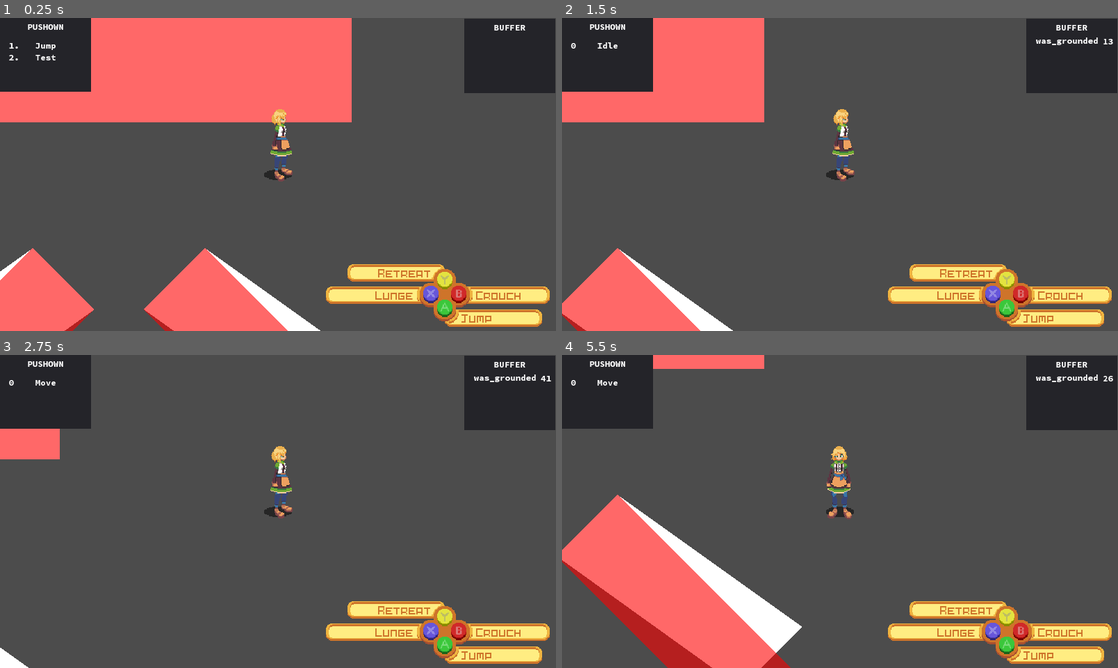
Above: before the commit, frames 1-4 (two rows, left to right).
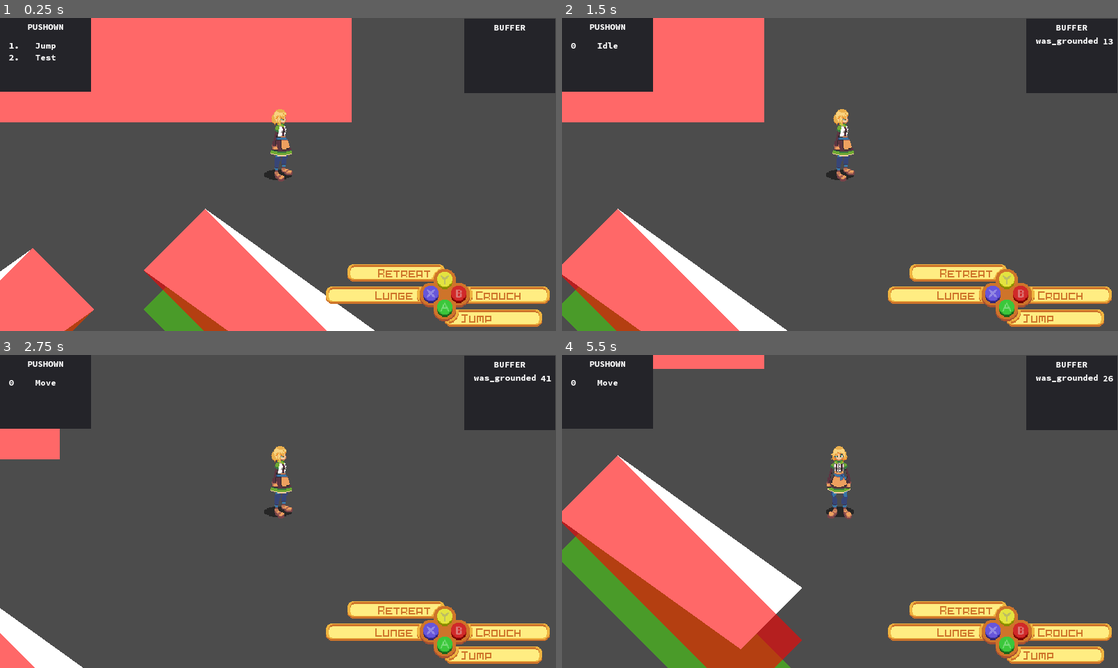
Above: after the commit, the same moments.

Repository: MTareqAzim/scratchpad
Game: Godot game, scene res://Scenes/World/World.tscn
The game is run twice, just before and just after one commit, with the same random seed, the same clock (stepped at 60 frames per second) and the same inputs.
Inputs (mouse positions are in pixels of both pictures, inside the frame that each line leads up to):
- Up to frame 1 (0.25 s): no input
- Up to frame 2 (1.5 s): tap Enter (ui_accept) at 0.5, 0.77 s; move the mouse to (962, 158) at 0.52 s; hold Right (ui_right) 0.53-1.25 s; click (962, 158) at 0.67 s; drag from (728, 190) to (840, 149) at 1.27 s
- Up to frame 3 (2.75 s): tap Enter (ui_accept) at 2 s; move the mouse to (333, 442) at 2.02 s; hold Right (ui_right) from 2.03 s (still down)
- Up to frame 4 (5.5 s): release Right (ui_right) at 2.75 s; drag from (812, 574) to (840, 483) at 2.77 s; tap Enter (ui_accept) at 3.5, 3.77, 5 s; move the mouse to (1006, 558) at 3.52 s; hold Left (ui_left) 3.53-4.25 s; drag from (673, 464) to (756, 433) at 4.27 s; move the mouse to (867, 511) at 5.02 s; hold Down (ui_down) from 5.03 s (still down); click (867, 511) at 5.17 s

The runs differ from the first frame. In frame 1, 6.3% of the frame differs, in the area x 11-68%, y 60-100%; in frame 2, 6.2%; in frame 3, 1.4%; in frame 4, 13%, in the area x 0-44%, y 32-100%.

Commit message:
Added ground area indicators to StaticBodies2P5D.

Diff:
--- a/Scenes/Player/Player.tscn
+++ b/Scenes/Player/Player.tscn
@@ -100,6 +100,7 @@
 script = ExtResource( 10 )
 
 [node name="State Machine" type="Node" parent="." index="9"]
+editor/display_folded = true
 script = ExtResource( 11 )
 _active = true
 
--- a/Scenes/World/World.tscn
+++ b/Scenes/World/World.tscn
@@ -42,22 +42,23 @@
 [node name="StaticSlope2P5D2" parent="DepthSorter" instance=ExtResource( 3 )]
 editor/display_folded = true
 position = Vector2( 408, 264 )
-_z_pos = 0
 _height = 80
 _width = 500
 _length = 300
-_angle = 0
-
-[node name="TopShape" parent="DepthSorter/StaticSlope2P5D2" index="1"]
+
+[node name="GroundShape" parent="DepthSorter/StaticSlope2P5D2" index="1"]
+polygon = PoolVector2Array( -250, -150, 250, -150, 250, 150, -250, 150 )
+
+[node name="TopShape" parent="DepthSorter/StaticSlope2P5D2" index="2"]
 polygon = PoolVector2Array( -250, -230, 250, -230, 250, 150, -250, 150 )
 
-[node name="BaseShape" parent="DepthSorter/StaticSlope2P5D2" index="2"]
-polygon = PoolVector2Array( -250, -150, 250, -150, 250, 150, -250, 150 )
-
-[node name="VolumeShape" parent="DepthSorter/StaticSlope2P5D2" index="3"]
+[node name="BaseShape" parent="DepthSorter/StaticSlope2P5D2" index="3"]
+polygon = PoolVector2Array( -250, -150, 250, -150, 250, 150, -250, 150 )
+
+[node name="VolumeShape" parent="DepthSorter/StaticSlope2P5D2" index="4"]
 polygon = PoolVector2Array( -250, -230, 250, -230, 250, 150, -250, 150 )
 
-[node name="Rise" parent="DepthSorter/StaticSlope2P5D2" index="4"]
+[node name="Rise" parent="DepthSorter/StaticSlope2P5D2" index="5"]
 position = Vector2( 0, 150 )
 cast_to = Vector2( 0, -380 )
 
@@ -88,9 +89,8 @@
 shape = SubResource( 1 )
 
 [node name="StaticSlope2P5D4" parent="DepthSorter" instance=ExtResource( 3 )]
-editor/display_folded = true
-position = Vector2( 560, 700 )
-_z_pos = 0
+position = Vector2( 560, 655 )
+_z_pos = -45
 _height = 60
 _width = 100
 _length = 300
@@ -100,20 +100,25 @@
 visible = false
 cast_to = Vector2( 0, 0 )
 
-[node name="TopShape" parent="DepthSorter/StaticSlope2P5D4" index="1"]
+[node name="GroundShape" parent="DepthSorter/StaticSlope2P5D4" index="1"]
+position = Vector2( 0, 45 )
+polygon = PoolVector2Array( 141.421, 70.7107, 70.7107, 141.421, -141.421, -70.7107, -70.7107, -141.421 )
+
+[node name="TopShape" parent="DepthSorter/StaticSlope2P5D4" index="2"]
 polygon = PoolVector2Array( 141.421, 10.7107, 70.7107, 81.4214, -141.421, -70.7107, -70.7107, -141.421 )
 
-[node name="BaseShape" parent="DepthSorter/StaticSlope2P5D4" index="2"]
-polygon = PoolVector2Array( 141.421, 70.7107, 70.7107, 141.421, -141.421, -70.7107, -70.7107, -141.421 )
-
-[node name="VolumeShape" parent="DepthSorter/StaticSlope2P5D4" index="3"]
+[node name="BaseShape" parent="DepthSorter/StaticSlope2P5D4" index="3"]
+polygon = PoolVector2Array( 141.421, 70.7107, 70.7107, 141.421, -141.421, -70.7107, -70.7107, -141.421 )
+
+[node name="VolumeShape" parent="DepthSorter/StaticSlope2P5D4" index="4"]
 polygon = PoolVector2Array( 141.421, 10.7107, 141.421, 70.7107, 70.7107, 141.421, -141.421, -70.7107, -70.7107, -141.421 )
 
-[node name="Rise" parent="DepthSorter/StaticSlope2P5D4" index="4"]
+[node name="Rise" parent="DepthSorter/StaticSlope2P5D4" index="5"]
 position = Vector2( -106.066, -106.066 )
 cast_to = Vector2( 212.132, 152.132 )
 
 [node name="Depth Sort" parent="DepthSorter/StaticSlope2P5D4" instance=ExtResource( 4 )]
+editor/display_folded = true
 position = Vector2( 0, -24 )
 body = NodePath("..")
 
@@ -122,7 +127,7 @@
 shape = SubResource( 2 )
 
 [node name="Shadow Mask" parent="DepthSorter/StaticSlope2P5D4" instance=ExtResource( 1 )]
-_z_pos = 0
+_z_pos = -45
 _height = 60
 _width = 100
 _length = 300
@@ -142,7 +147,6 @@
 [node name="StaticSlope2P5D5" parent="DepthSorter" instance=ExtResource( 3 )]
 editor/display_folded = true
 position = Vector2( 220, 700 )
-_z_pos = 0
 _height = 60
 _width = 100
 _length = 300
@@ -152,16 +156,19 @@
 visible = false
 cast_to = Vector2( 0, 0 )
 
-[node name="TopShape" parent="DepthSorter/StaticSlope2P5D5" index="1"]
+[node name="GroundShape" parent="DepthSorter/StaticSlope2P5D5" index="1"]
+polygon = PoolVector2Array( -70.7107, 141.421, -141.421, 70.7107, 70.7107, -141.421, 141.421, -70.7107 )
+
+[node name="TopShape" parent="DepthSorter/StaticSlope2P5D5" index="2"]
 polygon = PoolVector2Array( -70.7107, 81.4214, -141.421, 10.7107, 70.7107, -141.421, 141.421, -70.7107 )
 
-[node name="BaseShape" parent="DepthSorter/StaticSlope2P5D5" index="2"]
-polygon = PoolVector2Array( -70.7107, 141.421, -141.421, 70.7107, 70.7107, -141.421, 141.421, -70.7107 )
-
-[node name="VolumeShape" parent="DepthSorter/StaticSlope2P5D5" index="3"]
+[node name="BaseShape" parent="DepthSorter/StaticSlope2P5D5" index="3"]
+polygon = PoolVector2Array( -70.7107, 141.421, -141.421, 70.7107, 70.7107, -141.421, 141.421, -70.7107 )
+
+[node name="VolumeShape" parent="DepthSorter/StaticSlope2P5D5" index="4"]
 polygon = PoolVector2Array( -70.7107, 141.421, -141.421, 70.7107, -141.421, 10.7107, 70.7107, -141.421, 141.421, -70.7107 )
 
-[node name="Rise" parent="DepthSorter/StaticSlope2P5D5" index="4"]
+[node name="Rise" parent="DepthSorter/StaticSlope2P5D5" index="5"]
 position = Vector2( 106.066, -106.066 )
 cast_to = Vector2( -212.132, 152.132 )
 
@@ -195,7 +202,6 @@
 [node name="StaticSlope2P5D6" parent="DepthSorter" instance=ExtResource( 3 )]
 editor/display_folded = true
 position = Vector2( -40, 440 )
-_z_pos = 0
 _height = 60
 _width = 100
 _length = 300
@@ -205,16 +211,19 @@
 visible = false
 cast_to = Vector2( 0, 0 )
 
-[node name="TopShape" parent="DepthSorter/StaticSlope2P5D6" index="1"]
+[node name="GroundShape" parent="DepthSorter/StaticSlope2P5D6" index="1"]
+polygon = PoolVector2Array( -141.421, -70.7107, -70.7107, -141.421, 141.421, 70.7107, 70.7107, 141.421 )
+
+[node name="TopShape" parent="DepthSorter/StaticSlope2P5D6" index="2"]
 polygon = PoolVector2Array( -141.421, -130.711, -70.7107, -201.421, 141.421, 70.7107, 70.7107, 141.421 )
 
-[node name="BaseShape" parent="DepthSorter/StaticSlope2P5D6" index="2"]
-polygon = PoolVector2Array( -141.421, -70.7107, -70.7107, -141.421, 141.421, 70.7107, 70.7107, 141.421 )
-
-[node name="VolumeShape" parent="DepthSorter/StaticSlope2P5D6" index="3"]
+[node name="BaseShape" parent="DepthSorter/StaticSlope2P5D6" index="3"]
+polygon = PoolVector2Array( -141.421, -70.7107, -70.7107, -141.421, 141.421, 70.7107, 70.7107, 141.421 )
+
+[node name="VolumeShape" parent="DepthSorter/StaticSlope2P5D6" index="4"]
 polygon = PoolVector2Array( -141.421, -130.711, -70.7107, -201.421, 141.421, 70.7107, 70.7107, 141.421, -141.421, -70.7107 )
 
-[node name="Rise" parent="DepthSorter/StaticSlope2P5D6" index="4"]
+[node name="Rise" parent="DepthSorter/StaticSlope2P5D6" index="5"]
 position = Vector2( 106.066, 106.066 )
 cast_to = Vector2( -212.132, -272.132 )
 
--- a/Utils/Physics Bodies/StaticSlope2P5D.tscn
+++ b/Utils/Physics Bodies/StaticSlope2P5D.tscn
@@ -16,6 +16,10 @@
 collision_mask = 0
 collide_with_bodies = false
 
+[node name="GroundShape" type="Polygon2D" parent="."]
+color = Color( 0.286275, 0.988235, 0, 0.45098 )
+polygon = PoolVector2Array( -10, -10, 10, -10, 10, 10, -10, 10 )
+
 [node name="TopShape" type="Polygon2D" parent="."]
 polygon = PoolVector2Array( -10, -20, 10, -20, 10, 10, -10, 10 )
 
--- a/Utils/Physics Bodies/StaticWall2P5D.tscn
+++ b/Utils/Physics Bodies/StaticWall2P5D.tscn
@@ -26,4 +26,8 @@
 polygon = PoolVector2Array( -10, -10, 10, -10, 10, 10, -10, 10 )
 polygons = [ PoolVector2Array( -10, -10, 10, -10, 10, 10, -10, 10 ) ]
 script = ExtResource( 2 )
+
+[node name="GroundShape" type="Polygon2D" parent="."]
+color = Color( 0.784314, 1, 0.00784314, 0.45098 )
+polygon = PoolVector2Array( -10, -10, 10, -10, 10, 10, -10, 10 )
 [connection signal="polygon_changed" from="BaseShape" to="." method="_on_CompositePolygon2D_polygon_changed"]
--- a/Utils/Physics Bodies/static_slope_2p5d.gd
+++ b/Utils/Physics Bodies/static_slope_2p5d.gd
@@ -7,6 +7,7 @@
 onready var _volume_shape = $VolumeShape
 onready var _rise = $Rise
 onready var _dist_to_ground = $DistToGround
+onready var _ground = $GroundShape
 onready var _ready := true
 
 const SKIN_WIDTH := 3
@@ -104,7 +105,7 @@
 
 	if _ready:
 		translate(Vector2(0, -diff))
-		_update_dist_to_ground()
+		_update_components()
 
 
 func _set_height(new_height: int) -> void:
@@ -134,6 +135,7 @@
 	_update_base()
 	_update_top()
 	_update_volume()
+	_update_ground()
 	_update_rise()
 
 
@@ -178,6 +180,11 @@
 	_volume_shape.set_polygon(vector_array)
 
 
+func _update_ground() -> void:
+	_ground.set_polygon(_base_shape.get_polygon())
+	_ground.set_position(_base_shape.get_position() - Vector2(0, _z_pos))
+
+
 func _update_rise() -> void:
 	var start = Geometry2D.rotate_about_point(Vector2(0, _length/2.0), Vector2(), _angle)
 	var stop = Geometry2D.rotate_about_point(Vector2(0, -_length), Vector2(), _angle) - Vector2(0, _height)
--- a/Utils/Physics Bodies/static_wall_2p5d.gd
+++ b/Utils/Physics Bodies/static_wall_2p5d.gd
@@ -6,7 +6,7 @@
 onready var _top_shape = $TopShape
 onready var _volume_shape = $VolumeShape
 onready var _dist_to_ground = $DistToGround
-onready var _shadow_mask = $ShadowMask
+onready var _ground_shape = $GroundShape
 onready var _ready := true
 
 export (int) var _z_pos: = 0 setget _set_z, get_z_pos
@@ -54,7 +54,7 @@
 
 	if _ready:
 		translate(Vector2(0, -diff))
-		_update_dist_to_ground()
+		_update_components()
 
 
 func _set_height(new_height: int) -> void:
@@ -69,6 +69,8 @@
 
 	_update_top()
 	_update_volume()
+	_update_ground()
+	_update_dist_to_ground()
 
 
 func _update_volume() -> void:
@@ -88,6 +90,11 @@
 	_top_shape.set_position(_base_shape.get_position() - Vector2(0, _height))
 
 
+func _update_ground() -> void:
+	_ground_shape.set_polygon(_base_shape.get_polygon())
+	_ground_shape.set_position(_base_shape.get_position() - Vector2(0, _z_pos))
+
+
 func _update_dist_to_ground() -> void:
 	_dist_to_ground.set_cast_to(Vector2(0, -_z_pos))
 	_dist_to_ground.set_visible(_dist_to_ground.cast_to != Vector2.ZERO)
